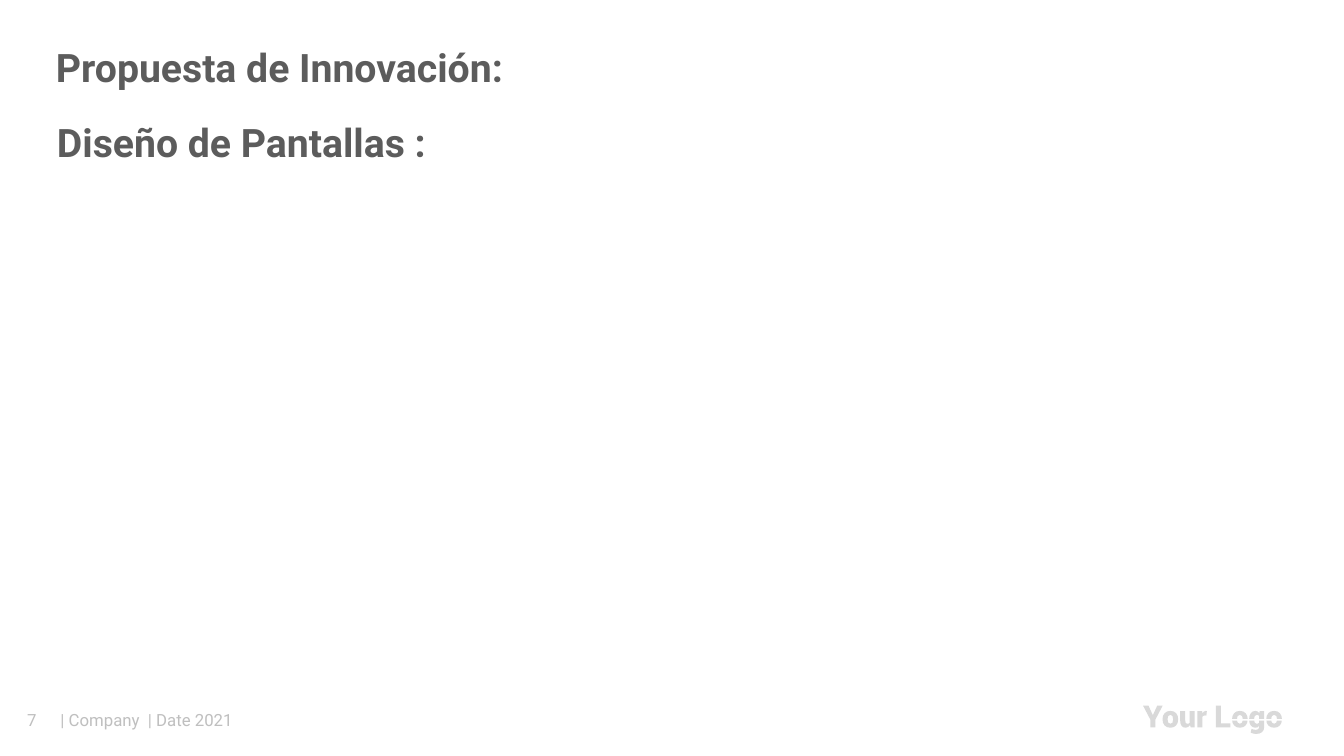
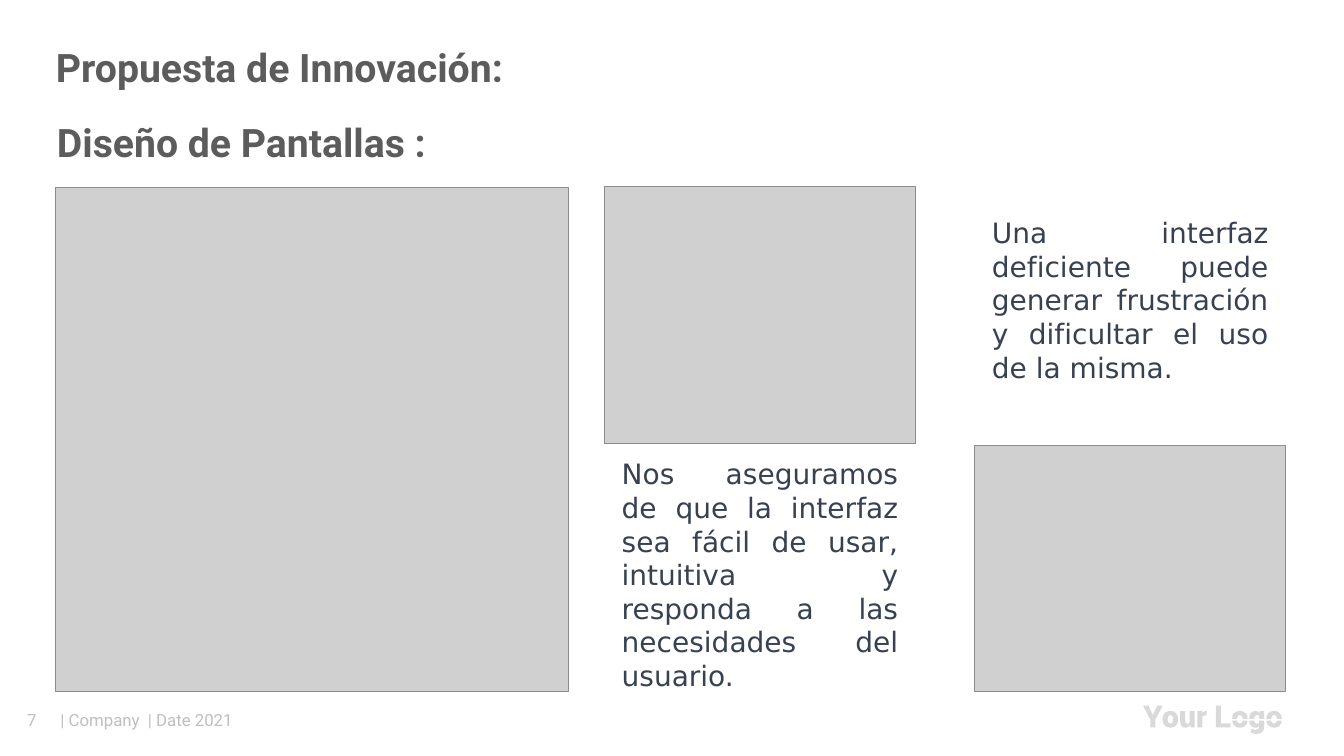
Before and after one commit to T0tk/TrabajoFinal2, a slide deck: slide 7 of Power Point/Trabajo Final - Fundamentos de Programación v2.pptx. Drawn at 1344x756 pixels with LibreOffice and Linux fonts; fonts in the diff are those of the drawing; grey boxes stand for pictures. Boxes give left, top, right and bottom in pixels: in the first picture for what was removed or moved away, otherwise in the second. Text is boxed around its words. In the diff, an @@ line names an element or a change of style, - is before the commit and + after.

```diff
--- a/Power Point/Trabajo Final - Fundamentos de Programación v2.pptx
+++ b/Power Point/Trabajo Final - Fundamentos de Programación v2.pptx
@@ picture added at (56, 188, 569, 692) @@
@@ picture added at (604, 187, 915, 444) @@
@@ text added at (992, 221, 1269, 379), 20 pt, text #374151 @@
+Una interfaz deficiente puede generar frustración y dificultar el uso de la misma.
@@ text added at (538, 421, 643, 441), 12 pt, text #FFFFFF, bold @@
+Review Inputs
@@ text added at (910, 421, 959, 441), 12 pt, text #FFFFFF, bold @@
+Define Strategies
@@ picture added at (975, 446, 1287, 692) @@
@@ text added at (622, 463, 899, 687), 20 pt, text #374151 @@
+Nos aseguramos de que la interfaz sea fácil de usar, intuitiva y responda a las necesidades del usuario.
```
Also in this commit, not shown: 2 other slides changed.
